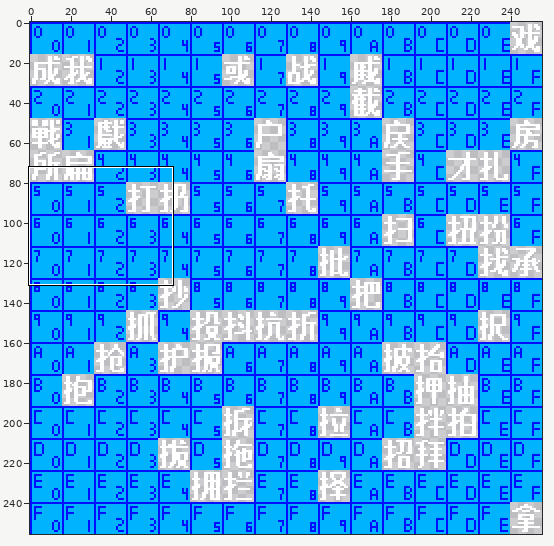
One commit to this sprite sheet: assets/base/font/cosmic-reach-font-6200.png. Above: a wide view before the commit, with the close-up outlined.
Close-up. Before the commit:
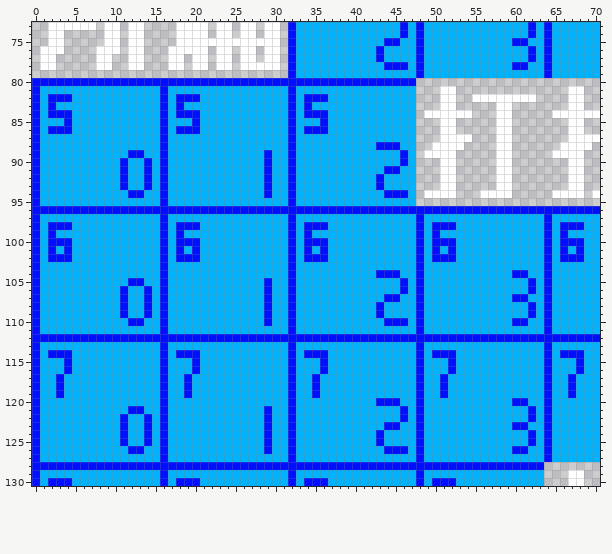
The file is 256x256 pixels. Shown: x 0..70, y 73..130. The commit also changed other parts of the picture, which this record leaves out.
Once edited:
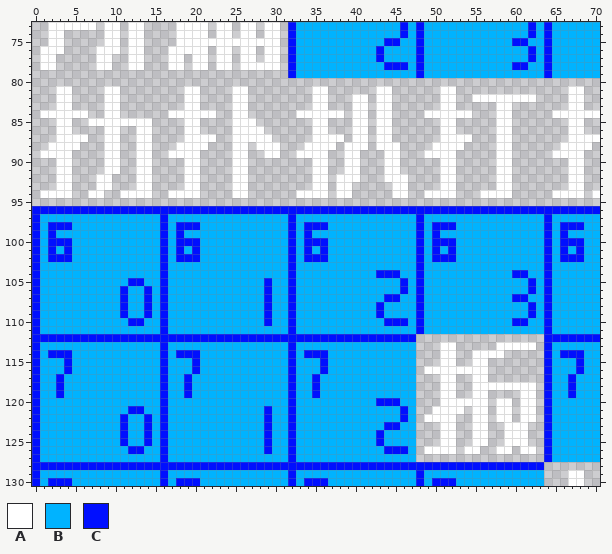
Palette (. is transparent): A #ffffff  B #00b3ff  C #000fff
Diff:
@@ x 0..70 @@
  79 ................................CBBBBBBBBBBBBBBBCBBBBBBBBBBBBBBBCBBBBBB
- 80 CCCCCCCCCCCCCCCCCCCCCCCCCCCCCCCCCCCCCCCCCCCCCCCC.......................
- 81 CBBBBBBBBBBBBBBBCBBBBBBBBBBBBBBBCBBBBBBBBBBBBBBB...AA..............AA..
- 82 CBCCCBBBBBBBBBBBCBCCCBBBBBBBBBBBCBCCCBBBBBBBBBBB...AA..AAAAAAAA....AA..
- 83 CBCBBBBBBBBBBBBBCBCBBBBBBBBBBBBBCBCBBBBBBBBBBBBB...AA.....AA.......AA..
- 84 CBCCCBBBBBBBBBBBCBCCCBBBBBBBBBBBCBCCCBBBBBBBBBBB.AAAAAA...AA.....AAAAAA
- 85 CBBBCBBBBBBBBBBBCBBBCBBBBBBBBBBBCBBBCBBBBBBBBBBB...AA.....AA.......AA..
- 86 CBCCCBBBBBBBBBBBCBCCCBBBBBBBBBBBCBCCCBBBBBBBBBBB...AA.....AA.......AA..
- 87 CBBBBBBBBBBBBBBBCBBBBBBBBBBBBBBBCBBBBBBBBBBBBBBB...AAAA...AA.......AAAA
- 88 CBBBBBBBBBBBBBBBCBBBBBBBBBBBBBBBCBBBBBBBBBBCCCBB..AAAA....AA......AAAA.
- 89 CBBBBBBBBBBBCCBBCBBBBBBBBBBBBCBBCBBBBBBBBBBBBBCB.AAAA.....AA.....AAAA..
- 90 CBBBBBBBBBBCBBCBCBBBBBBBBBBBBCBBCBBBBBBBBBBBBBCB...AA.....AA.......AA..
- 91 CBBBBBBBBBBCBBCBCBBBBBBBBBBBBCBBCBBBBBBBBBBBCCBB...AA.....AA.......AA..
- 92 CBBBBBBBBBBCBBCBCBBBBBBBBBBBBCBBCBBBBBBBBBBCBBBB...AA.....AA.......AA..
- 93 CBBBBBBBBBBCBBCBCBBBBBBBBBBBBCBBCBBBBBBBBBBCBBBB...AA.....AA.......AA..
- 94 CBBBBBBBBBBBCCBBCBBBBBBBBBBBBCBBCBBBBBBBBBBBCCCB.AAAA...AAAA.....AAAA.A
- 95 CBBBBBBBBBBBBBBBCBBBBBBBBBBBBBBBCBBBBBBBBBBBBBBB.......................
+ 80 .......................................................................
+ 81 ...AA....AA........AA....AA........AA......AA......AA..............AA..
+ 82 ...AA....AA........AA....AA........AA...AA.AA......AA..AAAAAAAA....AA..
+ 83 ...AA....AA........AA....AA........AA...AA.AA......AA.....AA.......AA..
+ 84 .AAAAAA..AA......AAAAAA..AA......AAAAAA.AA.AA....AAAAAA...AA.....AAAAAA
+ 85 ...AA..AAAAAAAA....AA....AAA.......AA...AA.AA......AA.....AA.......AA..
+ 86 ...AA....AA..AA....AA....AAAA......AA...AA.AA......AA.....AA.......AA..
+ 87 ...AAAA..AA..AA....AAAA..AAAAA.....AAAA.AA.AA......AAAA...AA.......AAAA
+ 88 ..AAAA...AA..AA...AAAA...AA.AAA...AAAA.AAA.AAA....AAAA....AA......AAAA.
+ 89 .AAAA....AA..AA..AAAA....AA..AA..AAAA..AA...AA...AAAA.....AA.....AAAA..
+ 90 ...AA....AA..AA....AA....AA........AA..AA...AA.....AA.....AA.......AA..
+ 91 ...AA....AA..AA....AA....AA........AA..AA...AA.....AA.....AA.......AA..
+ 92 ...AA...AA...AA....AA....AA........AA.AAA...AAA....AA.....AA.......AA..
+ 93 ...AA...AA...AA....AA....AA........AA.AA.....AA....AA.....AA.......AA..
+ 94 .AAAA..AA..AAAA..AAAA....AA......AAAA.AA.....AA..AAAA...AAAA.....AAAA.A
+ 95 .......................................................................
  96 CCCCCCCCCCCCCCCCCCCCCCCCCCCCCCCCCCCCCCCCCCCCCCCCCCCCCCCCCCCCCCCCCCCCCCC
@@ x 46..65 @@
 111 BBCBBBBBBBBBBBBBBBCB
-112 CCCCCCCCCCCCCCCCCCCC
-113 BBCBBBBBBBBBBBBBBBCB
-114 BBCBCCCBBBBBBBBBBBCB
-115 BBCBBBCBBBBBBBBBBBCB
-116 BBCBBBCBBBBBBBBBBBCB
-117 BBCBBCBBBBBBBBBBBBCB
-118 BBCBBCBBBBBBBBBBBBCB
-119 BBCBBCBBBBBBBBBBBBCB
-120 BBCBBBBBBBBBBBCCBBCB
-121 CBCBBBBBBBBBBBBBCBCB
-122 CBCBBBBBBBBBBBBBCBCB
-123 BBCBBBBBBBBBBBCCBBCB
-124 BBCBBBBBBBBBBBBBCBCB
-125 BBCBBBBBBBBBBBBBCBCB
-126 CBCBBBBBBBBBBBCCBBCB
-127 BBCBBBBBBBBBBBBBBBCB
+112 CC................CC
+113 BB...AA.....AAAAA.CB
+114 BB...AA..AAAA.....CB
+115 BB...AA..AA.......CB
+116 BB.AAAAAAAA.......CB
+117 BB...AA..AA.......CB
+118 BB...AA..AAAAAAAA.CB
+119 BB...AA..AA....AA.CB
+120 BB...AAAAAA.AA.AA.CB
+121 CB..AAAA.AA.AA.AA.CB
+122 CB.AAAA..AA.AA.AA.CB
+123 BB...AA..AA..AAA..CB
+124 BB...AA..AA..AAA..CB
+125 BB...AA..AA..AAA..CB
+126 CB.AAAA.AA..AA.AA.CB
+127 BB................CB
 128 CCCCCCCCCCCCCCCCCC..
Pixel boxes of the changes (left, top, right, bottom) in both close-ups:
changed: (32, 78, 416, 206)
changed: (416, 334, 544, 462)
